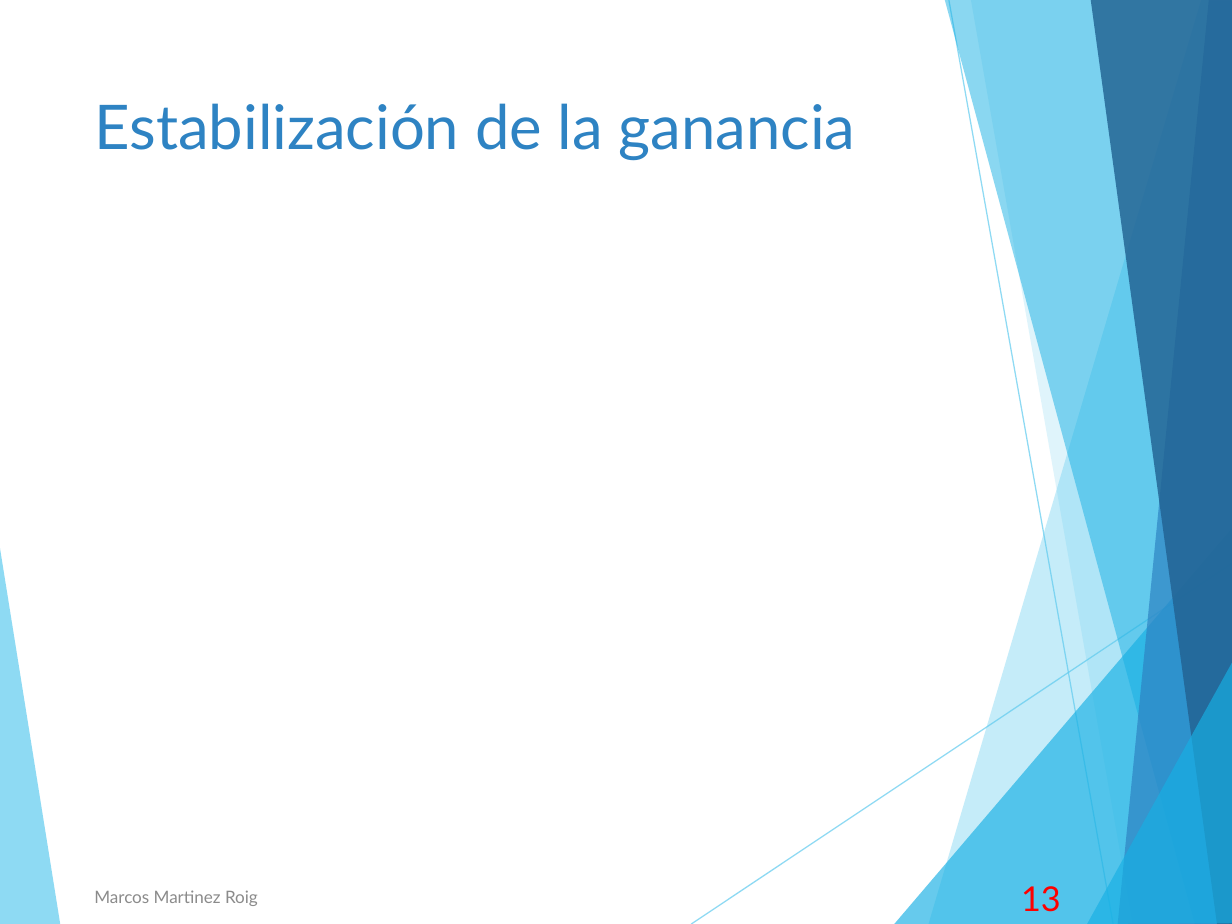
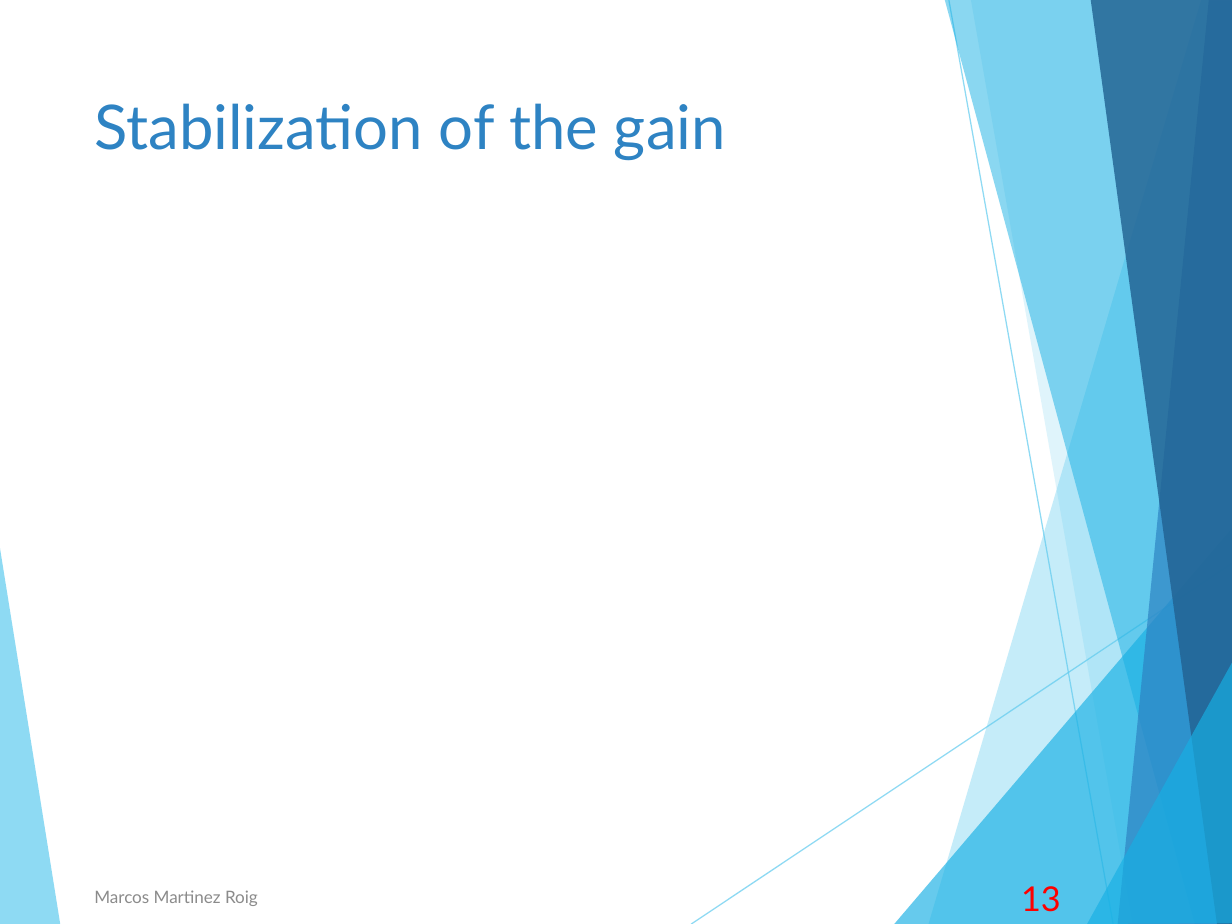
Before and after one commit to josediaz56/TFM-Marcos, a slide deck: slide 15 of Burdeos/presentación1.pptx (slide 16 before the commit). Drawn at 1232x924 pixels with LibreOffice and Linux fonts; fonts in the diff are those of the drawing; grey boxes stand for pictures. Boxes give left, top, right and bottom in pixels: in the first picture for what was removed or moved away, otherwise in the second. Text is boxed around its words. In the diff, an @@ line names an element or a change of style, - is before the commit and + after.

```diff
--- a/Burdeos/presentación1.pptx
+++ b/Burdeos/presentación1.pptx
@@ title at [94,103,726,161]: text changed @@
-Estabilización de la ganancia
+Stabilization of the gain
```
Also in this commit, not shown: 5 other slides changed, 2 slides removed, 1 other file.
